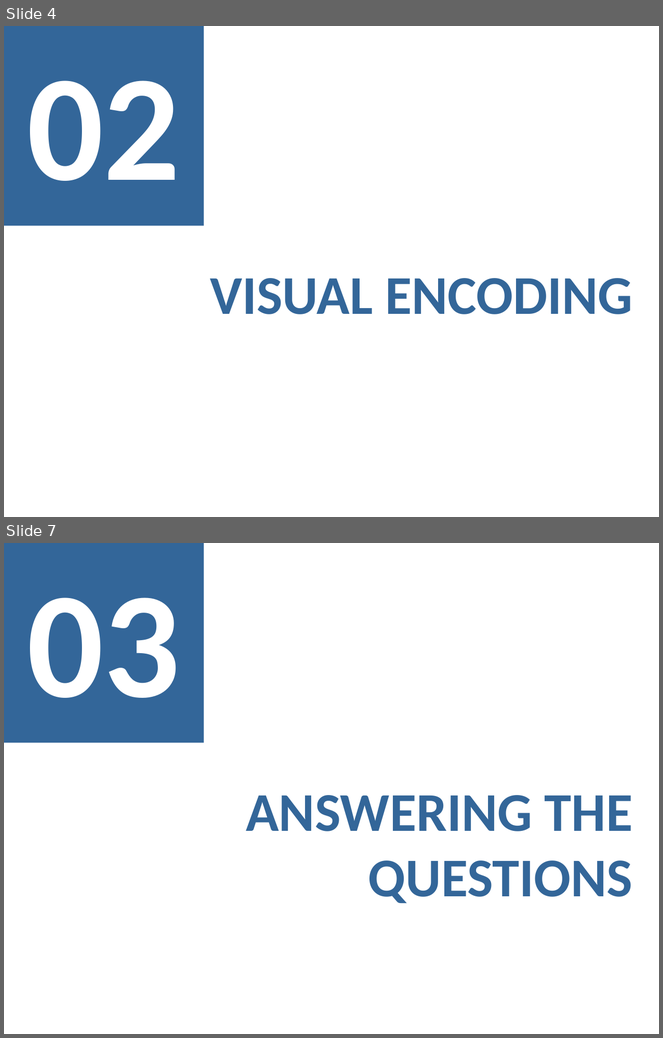
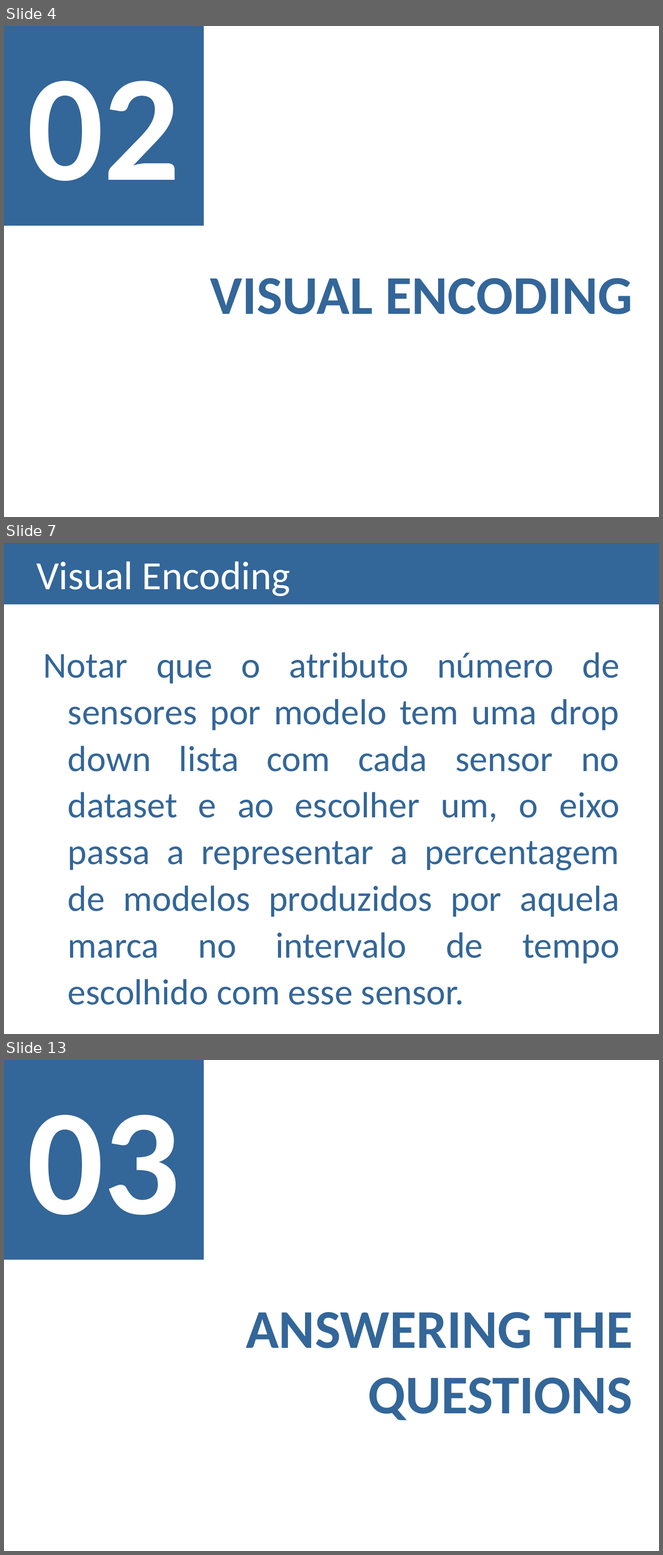
Before and after one commit to isabelSoares/IV-2021, a slide deck: Checkpoints Outline/Checkpoint 3/Checkpoint 3 - G16.pptx. Shown one above the other, each under a label of ours: slides 4 and 7 before the commit, slides 4, 7 and 13 after it; the slides between them are not shown. The pictures are 663x1038 and 663x1555 pixels, drawn with LibreOffice and Linux fonts; fonts in the diff are those of the drawing. Boxes give left, top, right and bottom in pixels: in the first picture for what was removed or moved away, otherwise in the second. Text is boxed around its words. In the diff, an @@ line names an element or a change of style, - is before the commit and + after.

```diff
--- a/Checkpoints Outline/Checkpoint 3/Checkpoint 3 - G16.pptx
+++ b/Checkpoints Outline/Checkpoint 3/Checkpoint 3 - G16.pptx
@@ slide 7 added at (x1=4, y1=543, x2=659, y2=1034), background #FFFFFF @@
@@ title added at (x1=4, y1=543, x2=659, y2=604), fill #336699, 44 pt, text #FFFFFF @@
+Visual Encoding
@@ text added at (x1=44, y1=652, x2=620, y2=1005), 40 pt, text #336699 @@
+Notar que o atributo número de sensores por modelo tem uma drop down lista com cada sensor no dataset e ao escolher um, o eixo passa a representar a percentagem de modelos produzidos por aquela marca no intervalo de tempo escolhido com esse sensor.
@@ what was slide 7 is now slide 13 @@
```
Also in this commit, not shown: 23 other slides added, 4 slides removed, 2 other files.
